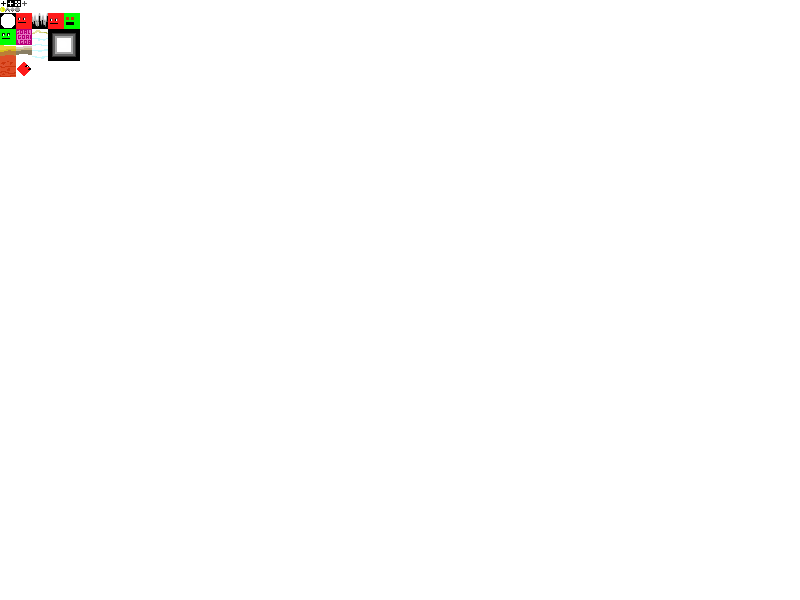
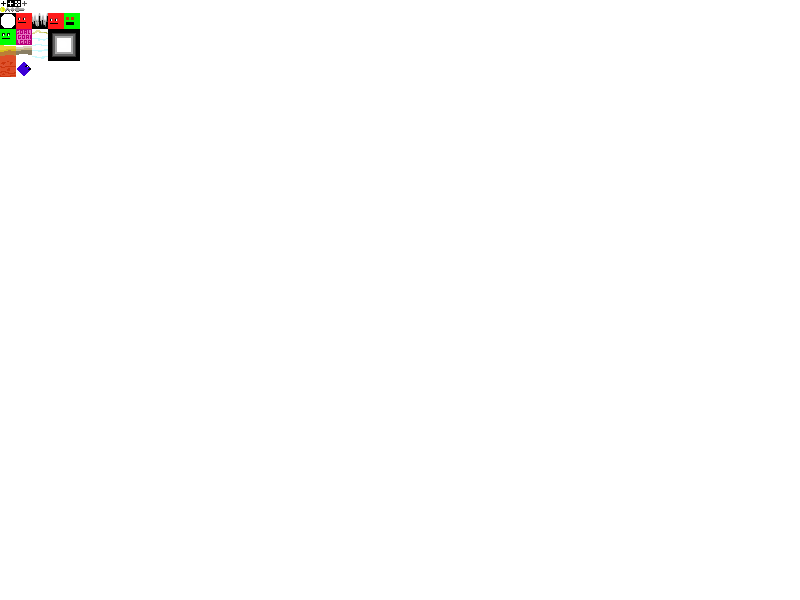
Two versions of the same layered image (800x600). Layer-by-layer changes:
painted on "Weapon" over 17, 62, 30, 76
